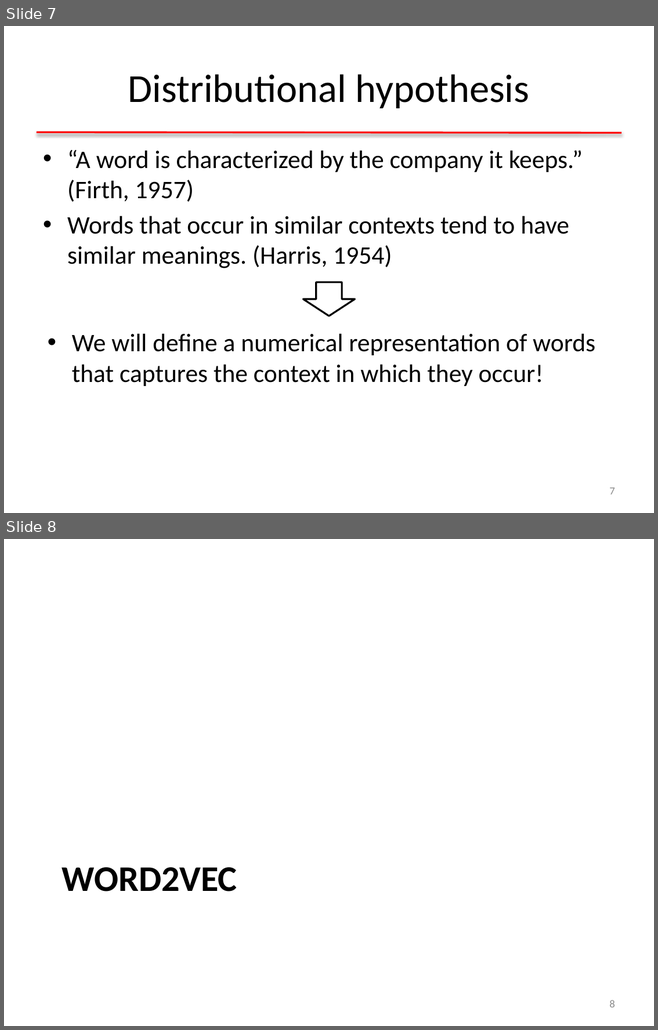
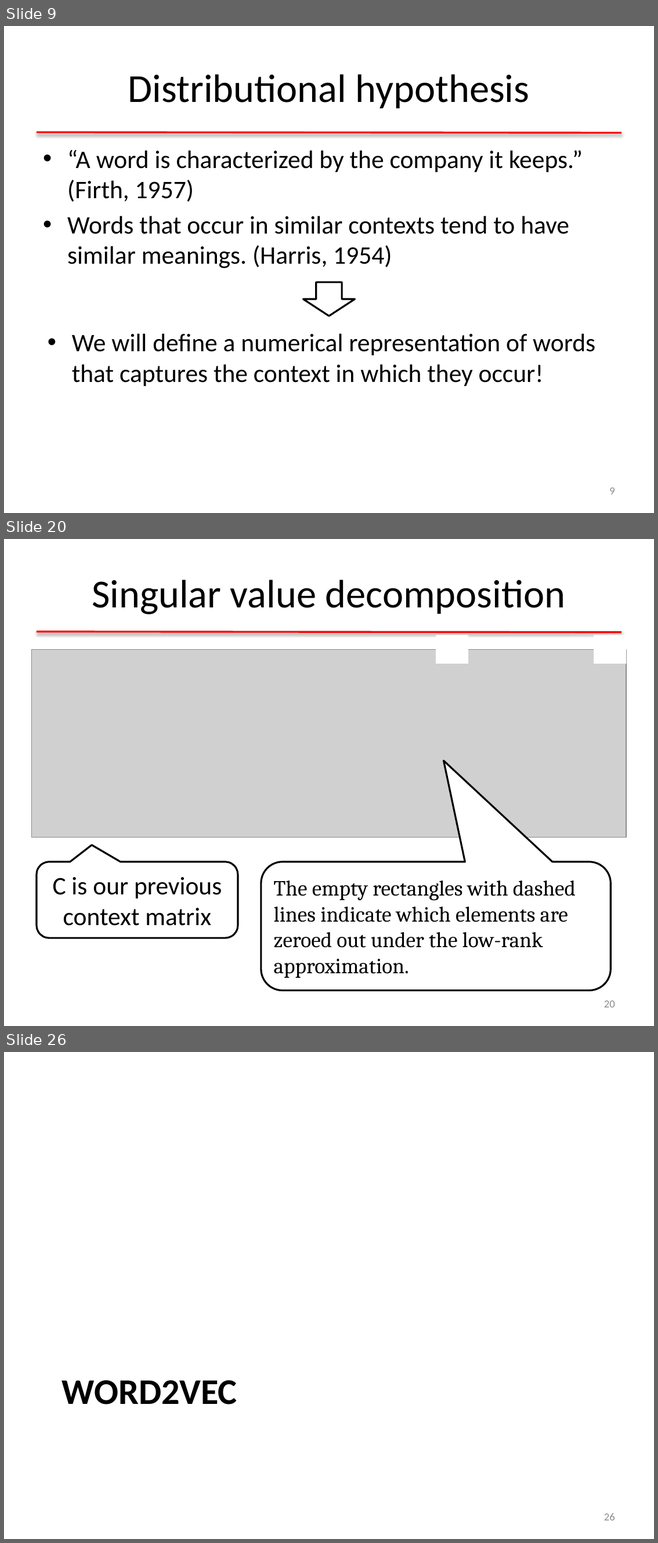
Before and after one commit to clulab/gentlenlp, a slide deck: docs/slides/nnintro-ch8-dist.pptx. Shown one above the other, each under a label of ours: slides 7 and 8 before the commit, slides 9, 20 and 26 after it; the slides between them are not shown. The pictures are 658x1030 and 658x1543 pixels, drawn with LibreOffice and Linux fonts; fonts in the diff are those of the drawing; grey boxes stand for pictures. Boxes give left, top, right and bottom in pixels: in the first picture for what was removed or moved away, otherwise in the second. Text is boxed around its words. In the diff, an @@ line names an element or a change of style, - is before the commit and + after.

```diff
--- a/docs/slides/nnintro-ch8-dist.pptx
+++ b/docs/slides/nnintro-ch8-dist.pptx
@@ slide 20 added at [4,539,654,1026], background #FFFFFF @@
@@ title added at [92,580,565,614], 44 pt, text #000000 @@
+Singular value decomposition
@@ line added from (36, 632) to (621, 632), #FF0000 2 pt @@
@@ rectangle added at [436,635,468,664], fill #FFFFFF @@
@@ rectangle added at [593,635,626,664], fill #FFFFFF @@
@@ picture added at [32,649,626,837] @@
@@ rounded speech box added at [36,862,238,938], fill #FFFFFF, outline #000000 2 pt, 28 pt, text #000000 @@
+C is our previous context matrix
@@ rounded speech box added at [260,862,610,990], fill #FFFFFF, outline #000000 2 pt, 24 pt, text #000000 @@
+The empty rectangles with dashed lines indicate which elements are zeroed out under the low-rank approximation.
@@ page number added at [604,1001,615,1008], 12 pt, text #8C8C8C @@
+20
@@ what was slide 7 is now slide 9 @@
@@ page number at [609,488,614,495]: text changed @@
-7
+9
@@ what was slide 8 is now slide 26 @@
@@ page number at [604,1513,615,1521]: text changed @@
-8
+26
```
Also in this commit, not shown: 4 slides changed, 17 other slides added, 1 slide removed, 2 other files.
